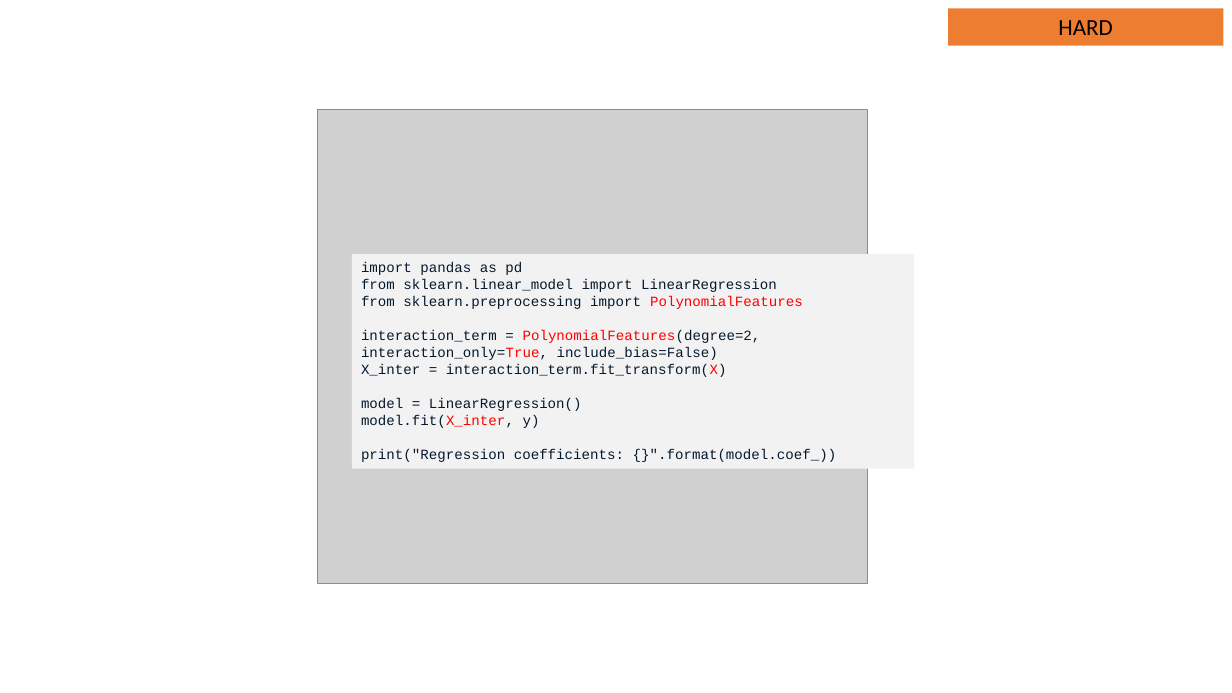
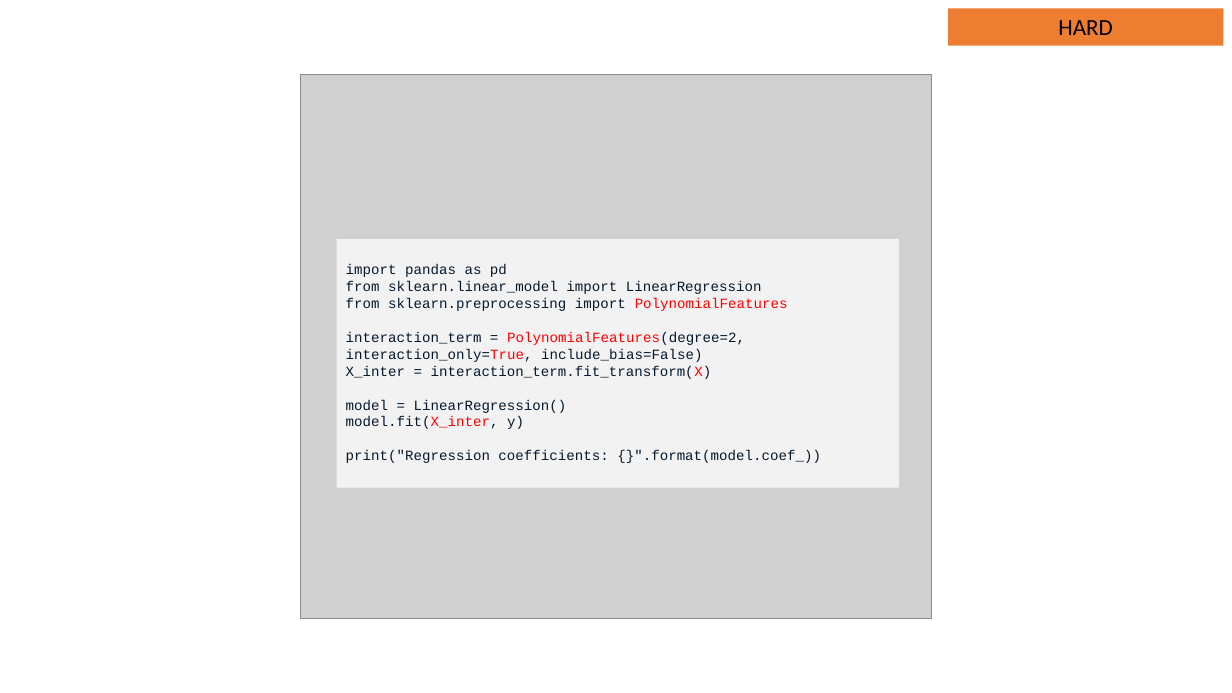
Before and after one commit to JNYH/DataCamp_Assessment, a slide deck: slide 29 of Model_Development.pptx (slide 27 before the commit). Drawn at 1232x693 pixels with LibreOffice and Linux fonts; fonts in the diff are those of the drawing; grey boxes stand for pictures. Boxes give left, top, right and bottom in pixels: in the first picture for what was removed or moved away, otherwise in the second. Text is boxed around its words. In the diff, an @@ line names an element or a change of style, - is before the commit and + after.

```diff
--- a/Model_Development.pptx
+++ b/Model_Development.pptx
@@ picture: place and size @@
-picture at box(318, 109, 868, 583)
+picture at box(301, 75, 932, 618)
@@ rectangle "import pandas as pd": place and size @@
-rectangle "import pandas as pd" at box(352, 254, 914, 469)
+rectangle "import pandas as pd" at box(336, 238, 898, 487)
```
Also in this commit, not shown: 8 other slides changed, 5 slides added, 1 slide removed.
